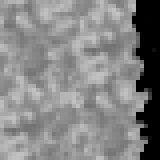
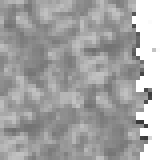
Layer changes from the first 160x160 image to the second:
painted on "Background" over (x1=132, y1=0, x2=160, y2=160)
